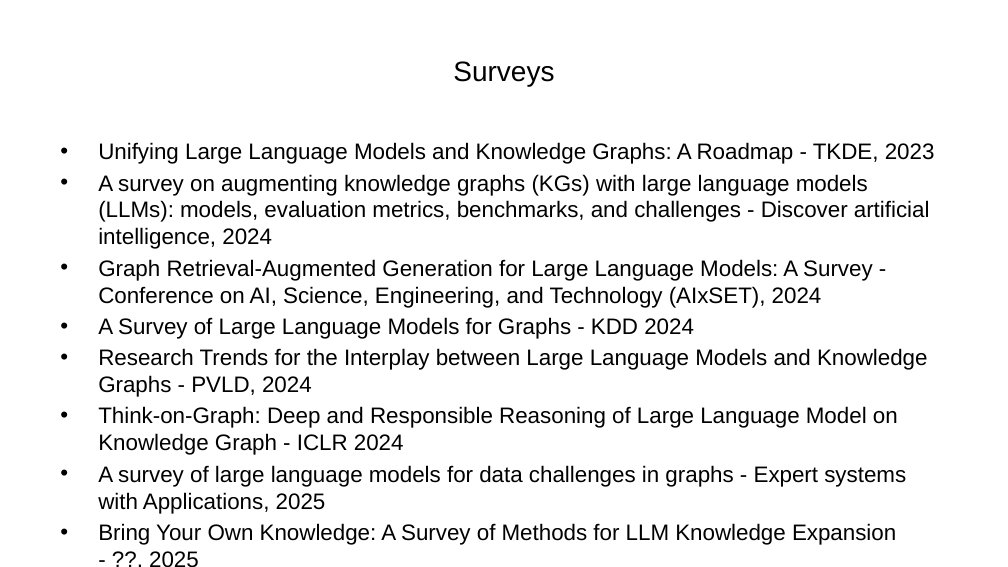
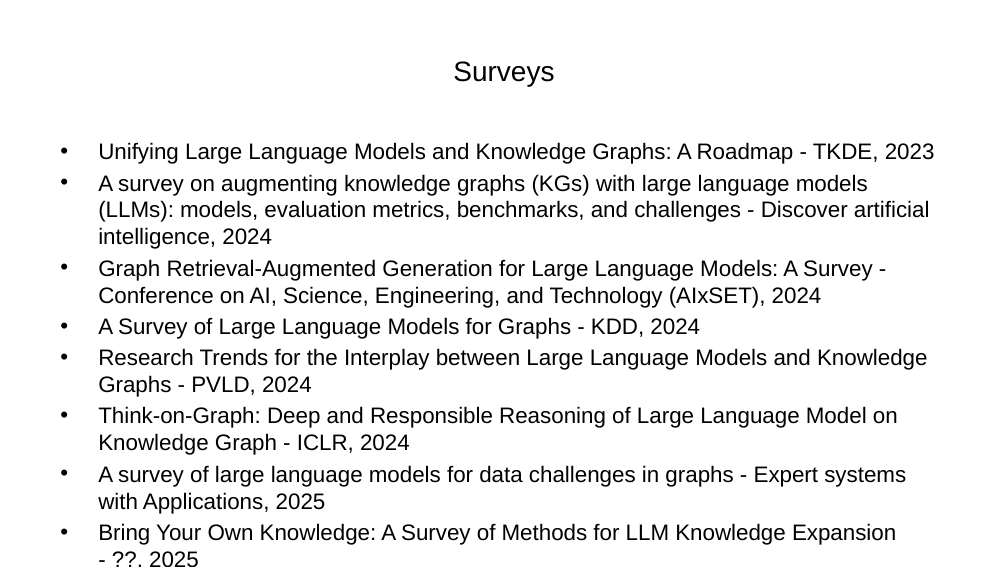
Before and after one commit to ManuelePasini/slides-markdown, a slide deck: slide 2 of graph_llm.pptx. Drawn at 1008x567 pixels with LibreOffice and Linux fonts; fonts in the diff are those of the drawing. Boxes give left, top, right and bottom in pixels: in the first picture for what was removed or moved away, otherwise in the second. Text is boxed around its words. In the diff, an @@ line names an element or a change of style, - is before the commit and + after.

```diff
--- a/graph_llm.pptx
+++ b/graph_llm.pptx
@@ text at box(98, 317, 700, 339): text changed @@
-• A Survey of Large Language Models for Graphs - KDD 2024
+• A Survey of Large Language Models for Graphs - KDD, 2024
@@ text at box(98, 406, 898, 455): text changed @@
-• Think-on-Graph: Deep and Responsible Reasoning of Large Language Model on Knowledge Graph - ICLR 2024
+• Think-on-Graph: Deep and Responsible Reasoning of Large Language Model on Knowledge Graph - ICLR, 2024
```
Also in this commit, not shown: 2 other slides changed, 5 other files.
